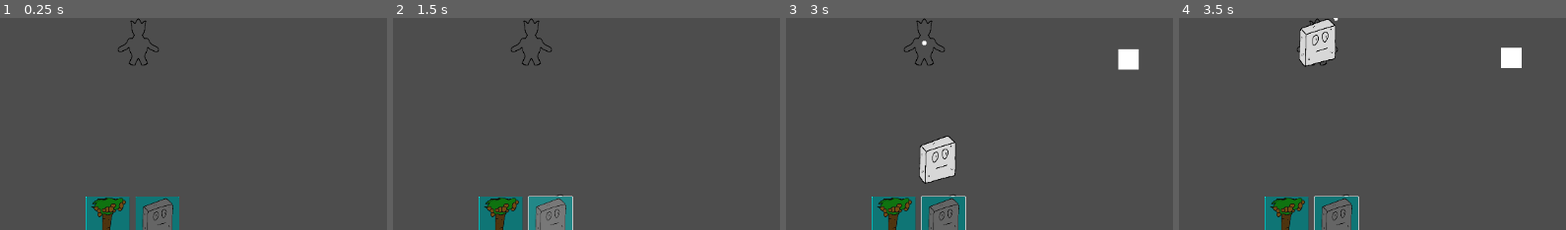
Above: before the commit, frames 1-4 (left to right).
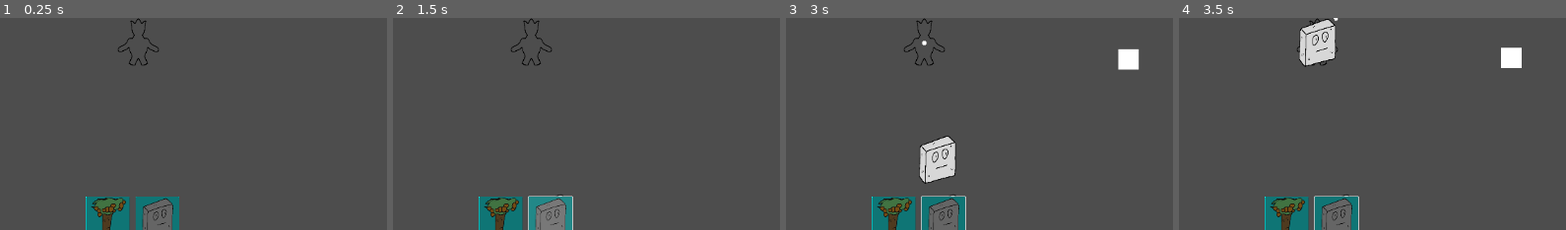
Above: after the commit, the same moments.

Repository: kore4n/wieze
Game: Godot game, scene res://main/universes/Main.tscn
Two runs of this game, one before a commit and one after it. Both use one fixed random seed, a clock stepped at 60 frames per second and the inputs below.
Inputs (mouse positions are % of the whole screen's width and height, from its top left):
- Up to frame 1 (0.25 s): no input
- Up to frame 2 (1.5 s): click (53, 93) at 0.52 s; click (53, 93) at 1.27 s
- Up to frame 3 (3 s): click (53, 93) at 2.02 s; drag from (53, 93) to (50, 52) at 2.77 s
- Up to frame 4 (3.5 s): no input
The pictures show only the part of the screen within x 32-82%, y 46-96%; the shares and areas given below are measured in that part.

The runs differ from the first frame. In frame 1, 0.3% of the frame differs, in the area x 24-32%, y 84-97%; in frame 2, 0.3%; in frame 3, 0.3%; in frame 4, 0.3%.

Commit message:
change orchard sprites

Diff:
--- a/main/towers/coin_generator/CoinTowerPrefab.tscn
+++ b/main/towers/coin_generator/CoinTowerPrefab.tscn
@@ -35,6 +35,7 @@
 
 [node name="AnimatedSprite2D" parent="." index="0"]
 sprite_frames = SubResource("SpriteFrames_tk45d")
+frame_progress = 0.604962
 
 [node name="CollisionShape2D" type="CollisionShape2D" parent="PlaceableArea" index="0"]
 position = Vector2(0, 78)
Not shown: 1 places in main/towers/base_tower/Tower.tscn that only renumber resources
Not shown: 1 places in main/towers/coin_generator/CoinTowerPrefab.tscn that only renumber resources
Binary file removed: main/towers/coin_generator/Fruit_tree.png
Not shown, removed: main/towers/coin_generator/Fruit_tree.png.import
Binary file changed: main/towers/coin_generator/Orchard_1.png
Not shown, changed: main/towers/coin_generator/Orchard_1.png.import
Binary file changed: main/towers/coin_generator/Orchard_2.png
Not shown, changed: main/towers/coin_generator/Orchard_2.png.import
Not shown: 1 places in main/towers/coin_generator/SelectCoinGenerateTower.tscn that only renumber resources
